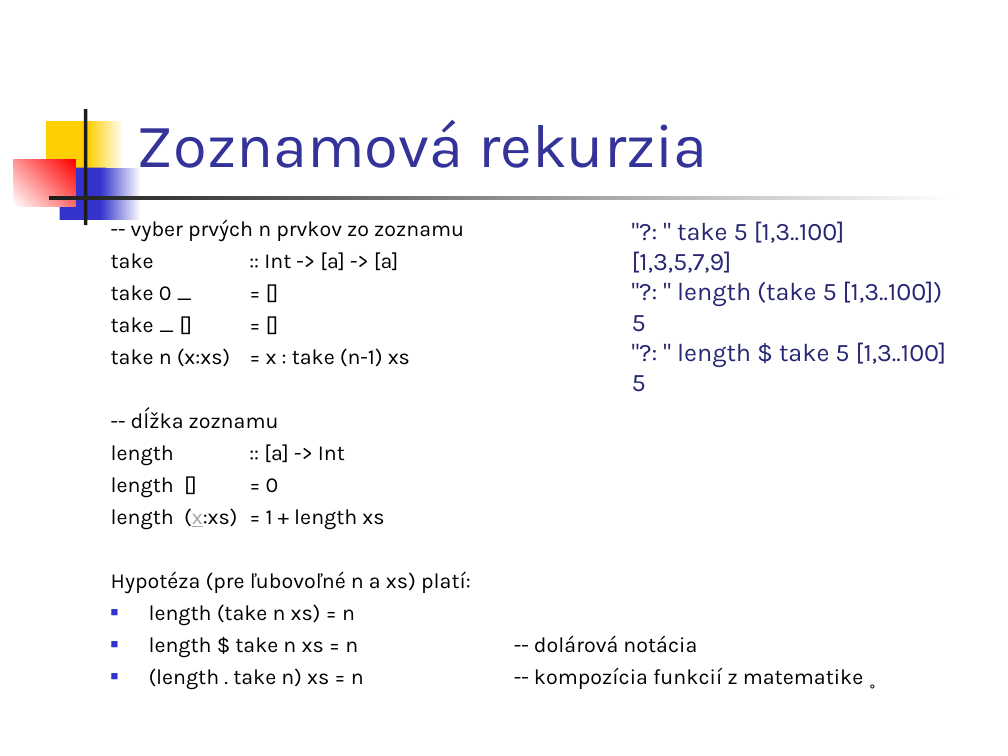
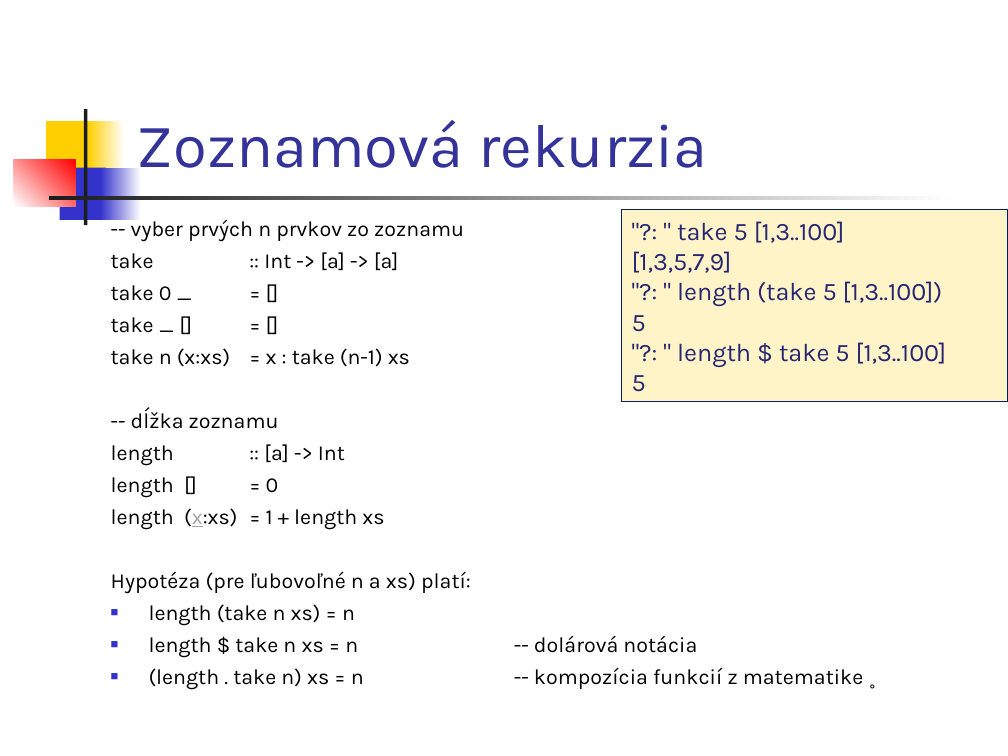
Before and after one commit to Funkcionalne/Prednasky, a slide deck: slide 2 of 02/02_fpro.ppt. Drawn at 1008x756 pixels with LibreOffice and Linux fonts; fonts in the diff are those of the drawing. Boxes give left, top, right and bottom in pixels: in the first picture for what was removed or moved away, otherwise in the second. Text is boxed around its words. In the diff, an @@ line names an element or a change of style, - is before the commit and + after.

```diff
--- a/02/02_fpro.ppt
+++ b/02/02_fpro.ppt
@@ rectangle ""?: " take 5 [1,3..100]": place and size @@
-rectangle ""?: " take 5 [1,3..100]" at bbox=[632, 221, 947, 392]
+rectangle ""?: " take 5 [1,3..100]" at bbox=[622, 210, 1008, 401]
@@ rectangle ""?: " take 5 [1,3..100]" at bbox=[622, 210, 1008, 401]: fill none to #FFF4C8; outline none to #002060 0.74 pt @@
```
Also in this commit, not shown: 5 other slides changed, 3 slides added, 9 other files.
